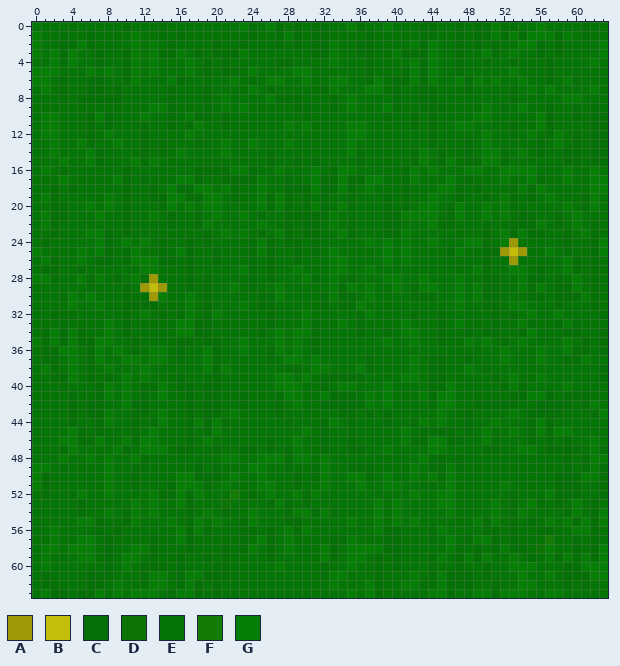
A pixel-art sprite gets an edit: res/%atlas-grass+.png. The picture above is the old version.
The file is 64x64 pixels. Colours within 5 levels of each other are drawn and written as one.
Palette (. is transparent): A #9e9907  B #c4be09  C #057005  D #0e7405  E #057605  F #147c05  G #067e06
Pixels before, first column x 0:
 0 EEEECEEEEECEEECEEEEEEEEGCEGCECECCEEGCEEGEEECCEECECCGCCEEGEEEECEE
 1 GEECEECEEEEGEECECEEEEEEECEECGCECCEEEECEEEEECCEECECCGCGCGGGCGECEE
 2 GEECCGCEEEEGEGECEEEECEECEEECECECCGEECCEEEEGCGEECECECEEGGCECEEEEG
 3 GEGCGEECEECGEGCCGECECCCGEEEEEEECCGEECCEEGCCCGEECEEGCEGEECECEEEEG
 4 EEGCGEECEECGEGEEEGECECEEEEECCEEEEGEEECEEEEGCGEECEECEECEEECEEEEGE
 5 GGGEEEGEGECGEGEEEGECECCEGEEEEGGEEEEEECEEECGCGEECEEEEEGEEECEEEEEE
 6 GGECEECCEECGEEEGCEEEEEGECEGGEEGEEGGEECGECCGCGEEGCGEGEEGEECEGCEEE
 7 EGECEECCECEEEEECEEECEEEEGECEEEEECGEEEGGECEECCEEECEEEECEGEGEEEEGE
 8 EEECECCCCCEEEEECEEECEGEEEEGCCCEEECEGEEEECEECCEEEEEEEECEEEEEGGEEE
 9 EEEEEEEEEEEEEGGCEEECEGEGEEEEECCEECEGEEEGCEECCCEEEEGECEGEECEECECE
10 EGGEEECGCEEEGEECEGCCECEEEEEEEECEEEEEEEECEECECEEEEGGEEEEEGCEECECC
11 EGGEEECECEEECEECECGEECEEEEEEGEGEEEEGGEEEEECECEEGGEEEECEEGCEEEECC
12 EGGEEECEGEEECEEEEGEEEEEEEEEEEEEEEEEGGEEEEEEECEEEEEGEECEGECGECECC
13 EEGEEGCEEGEECECEEECEEGEEGEEEGEEEEEEGEEEEEEEECEEECEGEEEEECEGECECC
14 EEGEEEGCEEEECECEGEEEEGEEEECEEEEEEEEGCEEEEECGECEECEGGCEGECEECCECC
15 EEEGEEGCEEEGCGEEEEEEEEEEEECEECECEEEECEEEEECGECGECCGGCEEEEEECCECC
16 EGECEEEEEECEEEEEEECCCCGGCEEGEEEGECGGEEEEECGEGEEEGGEEGGGGEEEGEEGE
17 EEEGEEEEEGCECEEEGGCEECCCCGEECEEGCCGCCGGEECGEEEGECEEEGEEGCEEGEEGG
18 EECECEEEEECEECEGCCGGEGCEEGEECCCGCCGCEGEEECEEEGGCECEEECGCGEEEEEGG
19 EGCEEEEEGECEECCGGCCGGECEEGCGCECECEECEEECECEEGEECEECEGCECEGEEECGE
20 EECCEEGEGECEEECGEGEGGEEEEGCGCECGCEGCEEECECEGGECGEEGEGCEEEEEGECGE
21 EGCCEEEGEECEEGECEECEGEEGECEECCCCCGEEEEECCGGGGECGEEGEGECCEECEGEEE
22 EGCEEEEEEECEEEECEECGEEEEEGEECECCEGECEEECCEEEGCCEEECEECCCGECEGECE
23 EECEEEGGCECEEEEEEEECEGEGECEGCECCEEGCEEECCGEEEEEEEECEGCGCCEECEGCE
24 ECEEEEEGCEGEGECEECECEEEECGCECCECEEEEEGEGEGEEGEEEGGCEGAEEEEECEECG
25 GEEEEGEGCECGEECEGCEECEEECGCEECECEGEEEEEGEGEEEECGEECCABAEEGECEECG
26 EGCEEGECCECGGGCCECEECEEECECEECEEEGGEEEEGEGEEEEEEEECEEAEEEEEGCECE
27 ECCEECEEEEEEGGEEECEEEEEGCECEEGEEEGGEEGEEEEEEEEEEEGCEEGGECEEGCECE
28 GGCEEGCGECEGCAEEECECEEEECECEEEGCEGECEEEGGEEGEEEGEECCEEGCCECEGECE
29 EEEEEECEEECEABAEECECEEGECEEGEEEEEGCGEGEEGECGGEEGEGCCEEGCGECCGECE
30 EEECGEGEEECECAGEEGECEEEEECCGEEEECGCCEGEEEECCCEEGEGCCEEECCECCCGCE
31 EEEEGEEGEECCCCEEEGECEEEGECCEEEEECECCGEEEEEEEEEEGEECCEGGEEECEEECE
32 EECCCEEEEECEGECECGECGEEEEECEEEGEEEEECGEEEECEECEEEEECECEGEEGEEEEC
33 EEECEEEEGECEEEEEGGCCEEEEEECEEEGCEEGECEEEEGEEECEGEEECEEGCEECGCEEE
34 ECGCGCEEGECEEEEEGGCCEEEEECEGEGGCEEEECEECEGGEECEECECCEECGEEECCEEC
35 GCGCGCCGGEECEEEECCECCEEGEEEGEGECEEEEEEEGEEGEECEEGEGECEGEEEEGECEC
36 ECCGGECGEGECEGGECEEGCEEGEECGEGECEEEEEEEEEEEEEEEEEEEEGEEEGEEGCCEC
37 ECCEGECGEEGGEGGECEEGCEEEEECEGGEGEEEEECEEEEGECCEECEEEGEEEGEECCGEE
38 EGCEGECEGEEEGEEEEEEGCGEEEEEECCEGGEEEGCEEEEGECCEEGECEEEEEEEEEEEEC
39 EECCGECECEGEGEEECEEECEEEEEEGGEGECCCCCEEEEGGECCEEEEECEGEEGEEEEEEC
40 EEECEEECGEGECCGECCECCEEEEEEGGGEECEGGEEEGEEEECCGEEEEECGCEEEEGEEEE
41 EEEECEECGEGECEGEECECCEECEEECGGEEGCCCEGEGEEEGCGGEEEEEECCGGCECCCEE
42 EEEECECCEEGCCEEEECECCEECEEECEGEECCCCCGEGEEEECGGEECCCCCEECCCCECGE
43 EEEECECCGEECCEGEECECCEGEEEECEEEEEECCECECEEEEEGEECEEEEGECCCCEEECG
44 EEEECEECGEECECGEECGCGCEEEEEECEEECGECEEECEECGEGEECEEGEEECGCEEEEEE
45 EEEEGCECEEECEGEEECECGEEEEEEEEEGECEEEEEEEEGECCCCECEGEEGECGCGGEEEE
46 EEEGGCCGEEGCGGEEECEGEEEEEECEEGEECEECEEEEEGCCGGCCEEGCEEECECECEEGE
47 EEECGEEEEGCEGGGECCEECEECCECECGEECEECCEEGEEEEGGEEEECCEEGGECCCCEGC
48 EEEGEEGEGEEGCEEEEEEEEGGEEGGGCGGEGEEEEEEEEEEGCCECEEEEEEEEEEECECGG
49 GGECEEEEGEECCEEEEECECEEEGGEECEECGEECCCEEEEGECCGCEEEEEEEEEEECECGC
50 GCEEEEEEGEECEEEEGGCCCEGEEGEEECECGEEGGCEGEEGEGCGEEEEEEEEEEECCCGGC
51 GCEEEEEEGEECEEECGGGCEGEEEGGEECEEGEEEGEEGGEEECEGEEEEEGEEEEECCCEEC
52 ECEECGEEGEEEEGCCGCGEEEFECEGEEGCGEEEEEEEEEEGEEGGEEEEEECEEEGCCCEEC
53 EEEEECEEEEEGEGEEGCEEEDEEEECGCECEEEEEEEGEGEEEEGGEEEEGECEGCECEGECE
54 EEEEECEEGECGEGEEECEGECEEGEEECGGCGCEEEEGEGEEEEEGEEEEGECGEEEECGECG
55 EEEEEGGCEECGEEEGECGEGEECGEEECCEEEEEGEEGEGEGEEEEEEGCGECECEGEGCGCG
56 EEGEEEECECEEEEEEGCGCEEECCECEGCGEEEEEEEGCCEEECGEEEECCECEECCEEGGCE
57 EEGEEGGECEEEECEEGCEEEEECEGCEGEEEECCGEEECCEEECEGECGGCECEEEFEECECE
58 EGGEGGGECEEGGCEEECEEECECGECEGEEEGCEGGGGCCEEEEEGCECECGCCEDGEECECG
59 EGEEEGGECEGGECEECEECECEEEECEEEEEGCEGGECECEEECGECGCGEEGECEGCGCGCG
60 EGEEEEEECEGECCCECEEECCEEEEEGEEEECEEGEECECEEECEECEECEEGGGEEECCGGG
61 ECEEEECCCEEECGGECGGCCCEEEEEEEEEECGGEEECEEEGECGCCCECEEEGEEGECCCGG
62 ECCEEECCEGEECGGECGCECEEEEEEEEEEEEGEEEGCEEGGCCGCCCEECEEGGEEECECEE
63 EGCCECCGEGEGGGECGGCECEEEEEEEEEEEEEEGEGCEEEEEGGCEEGGCGGGEEGGEEEEE
After the commit:
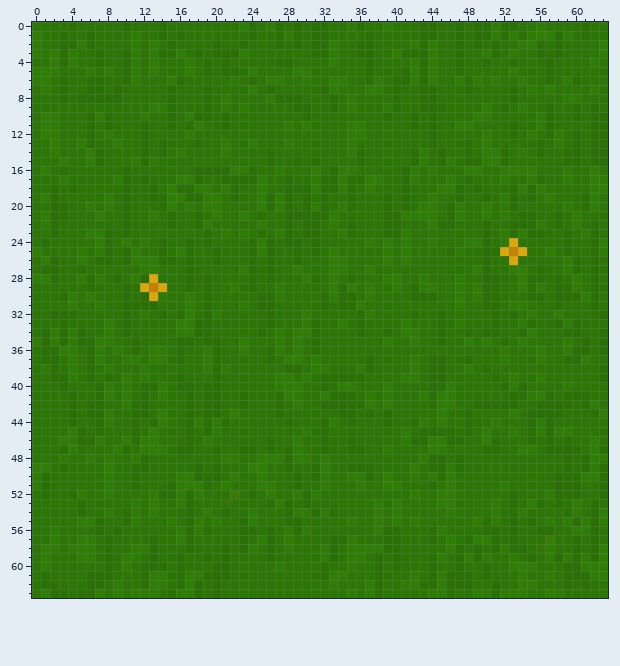
From old to new:
Colour A changes from #9e9907 to #dba70a.
Colour B changes from #c4be09 to #c48009.
Colour C changes from #057005 to #297005.
Colour D changes from #0e7405 to #337405.
Colour E changes from #057605 to #2b7605.
Colour F changes from #147c05 to #3c7c05.
Colour G changes from #067e06 to #2e7e06.
Boxes around the changes in both pictures, in picture pixels (x1, y1, x2, y2):
changed: (32, 22, 608, 598)
